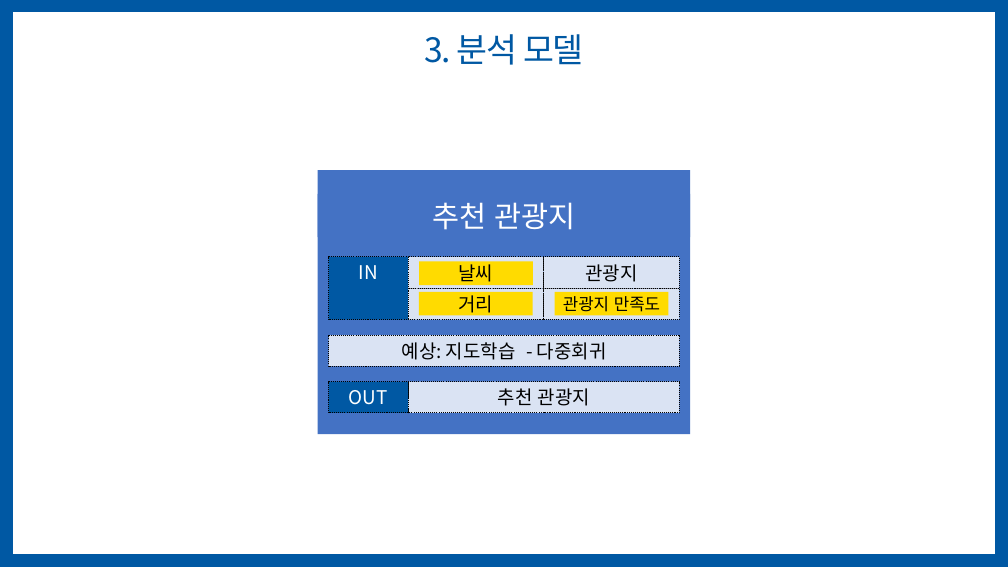
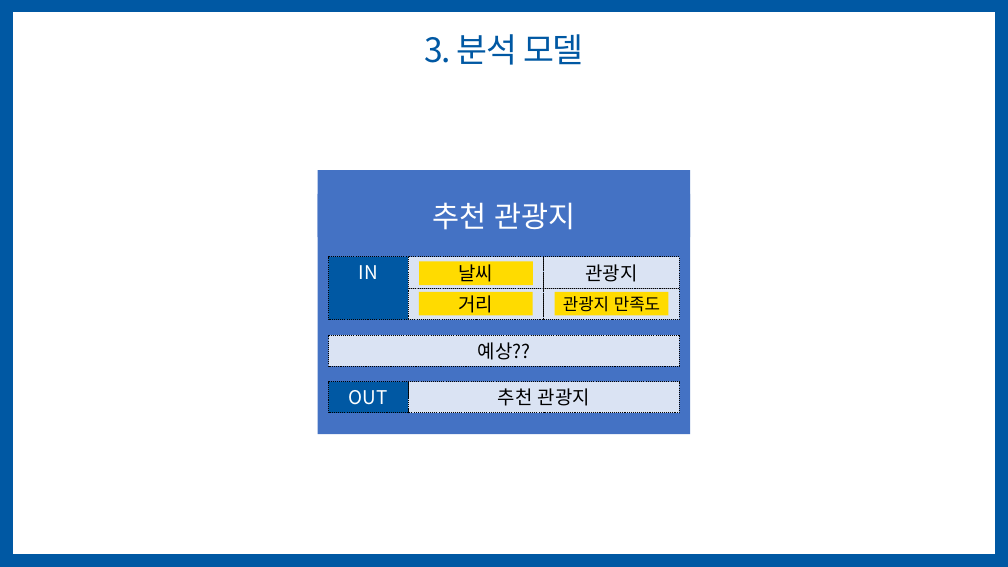
Before and after one commit to jihyeyun00/teamproject_python, a slide deck: slide 10 of 2차 팀프로젝트/6조_20200116.pptx. Drawn at 1008x567 pixels with LibreOffice and Linux fonts; fonts in the diff are those of the drawing. Boxes give left, top, right and bottom in pixels: in the first picture for what was removed or moved away, otherwise in the second. Text is boxed around its words. In the diff, an @@ line names an element or a change of style, - is before the commit and + after.

```diff
--- a/2차 팀프로젝트/6조_20200116.pptx
+++ b/2차 팀프로젝트/6조_20200116.pptx
@@ text in rectangle at <box>478,342,531,360</box>: text changed @@
-예상: 지도학습 - 다중회귀
+예상??
```
